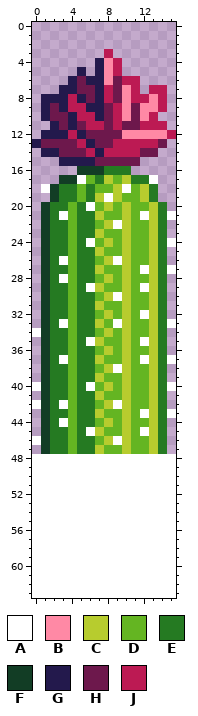
Two states of a pixel-art sprite, Assets/Art/Cactus.png. The picture above is the old version.
The file is 16x48 pixels. The old version is drawn lined up with the new one, on the new canvas.
Palette (. is transparent): A #ffffff  B #ff89a5  C #b7cc2e  D #64b522  E #257a22  F #123d25  G #23194c  H #6d184c  J #bc1a53
Pixels before, first column x 0:
 3 ........J.......
 4 .......GBJ......
 5 .....G.GBJ......
 6 ....GHGGBHJJ....
 7 ...GGHHGJHBJ.JJ.
 8 .GGGJGHGJHBJJBJ.
 9 .GHGJJGGHJBHBBJ.
10 .GHHGJJGHJBHBJ..
11 ..GHGHJJHJHHJJJ.
12 .GGGJGHHHHBBBBBJ
13 GHHHHJGHHJJJJJH.
14 .GGHHHJGJJJJHH..
15 ...GGGGHHHHH....
16 .....FFFEEE.....
17 ...FFADECDCEEA..
18 .AFEEDEDDCADCE..
19 ..FEEDECACDDCE..
20 .FEEDEADCDCDDCE.
21 .FEADEECDDCDACEA
22 .FEEDEEDCACDDCE.
23 .FEEDEECDDCDDCE.
24 .FEEDEADCDCDDCEA
25 .FEEDEECDDCDDCE.
26 .FEADEEDCACDDCE.
27 .FEEDEECDDCDACEA
28 .FEADEEDCDCDDCE.
29 .FEEDEACDDCDACE.
30 .FEEDEEDCACDDCE.
31 .FEEDEECDDCDDCE.
32 .FEEDEEDCDCDACE.
33 .FEADEECDACDDCEA
34 AFEEDEEDCDCDDCE.
35 .FEEDEACDDCDACE.
36 .FEEDEEDCDCDDCE.
37 .FEADEECDDCDACEA
38 .FEEDEEDCACDDCE.
39 .FEEDEECDDCDDCE.
40 AFEEDEADCDCDDCEA
41 .FEEDEECDDCDDCE.
42 AFEADEEDCACDDCE.
43 .FEEDEECDDCDACEA
44 .FEADEEDCDCDDCE.
45 .FEEDEACDDCDACE.
46 AFEEDEEDCACDDCE.
47 .FEEDEECDDCDDCE.
Once edited:
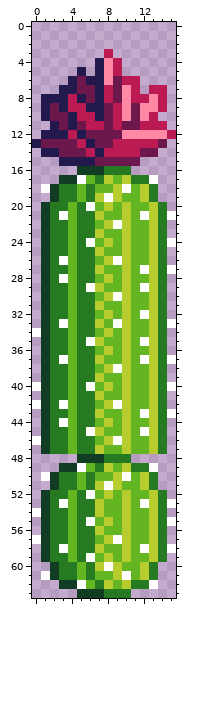
Change:
canvas 16x48 -> 16x64
Colour A now appears in row 49 at x 5 and 13; in row 50 at x 1 and 10; in row 51 at x 8; in row 52 at x 6; in row 53 at x 3, 12 and 15; in row 54 at x 0.
Colour A now appears in row 55 at x 6 and 15; in row 57 at x 0 and 9; in row 58 at x 3, 12 and 15; in row 59 at x 6; in row 60 at x 8; in row 61 at x 1 and 10.
Colour A now appears in row 62 at x 5 and 13.
Colour C now appears in row 49 at x 8 and 10; in row 50 at x 9 and 12; in row 51 at x 7, 9 and 12; in row 52 at x 8, 10 and 13; in rows 53 to 54 at x 7, 10 and 13; in row 55 at x 8, 10 and 13.
Colour C now appears in row 56 at x 7, 10 and 13; in row 57 at x 8, 10 and 13; in row 58 at x 7, 10 and 13; in row 59 at x 8, 10 and 13; in row 60 at x 7, 9 and 12; in row 61 at x 9 and 12.
Colour C now appears in row 62 at x 8 and 10.
Colour D now appears in row 49 at x 6 and 9; in row 50 at x 5, 7 to 8 and 11; in row 51 at x 5 and 10 to 11; in row 52 at x 4, 7, 9 and 11 to 12; in row 53 at x 4, 8 to 9 and 11; in row 54 at x 4, 8 to 9 and 11 to 12.
Colour D now appears in row 55 at x 4, 7, 9 and 11 to 12; in row 56 at x 4, 8 to 9 and 11 to 12; in row 57 at x 4, 7 and 11 to 12; in row 58 at x 4, 8 to 9 and 11; in row 59 at x 4, 7, 9 and 11 to 12; in row 60 at x 5 and 10 to 11.
Colour D now appears in row 61 at x 5, 7 to 8 and 11; in row 62 at x 6 and 9.
Colour E now appears in row 48 at x 8 to 10; in row 49 at x 7 and 11 to 12; in rows 50 to 51 at x 3 to 4, 6 and 13; in row 52 at x 2 to 3, 5 and 14; in row 53 at x 2, 5 to 6 and 14; in row 54 at x 2 to 3, 5 to 6 and 14.
Colour E now appears in row 55 at x 2 to 3, 5 and 14; in rows 56 to 57 at x 2 to 3, 5 to 6 and 14; in row 58 at x 2, 5 to 6 and 14; in row 59 at x 2 to 3, 5 and 14; in rows 60 to 61 at x 3 to 4, 6 and 13; in row 62 at x 7 and 11 to 12.
Colour E now appears in row 63 at x 8 to 10.
Colour F now appears in row 48 at x 5 to 7; in row 49 at x 3 to 4; in rows 50 to 51 at x 2; in rows 52 to 59 at x 1; in rows 60 to 61 at x 2; in row 62 at x 3 to 4.
Colour F now appears in row 63 at x 5 to 7.
